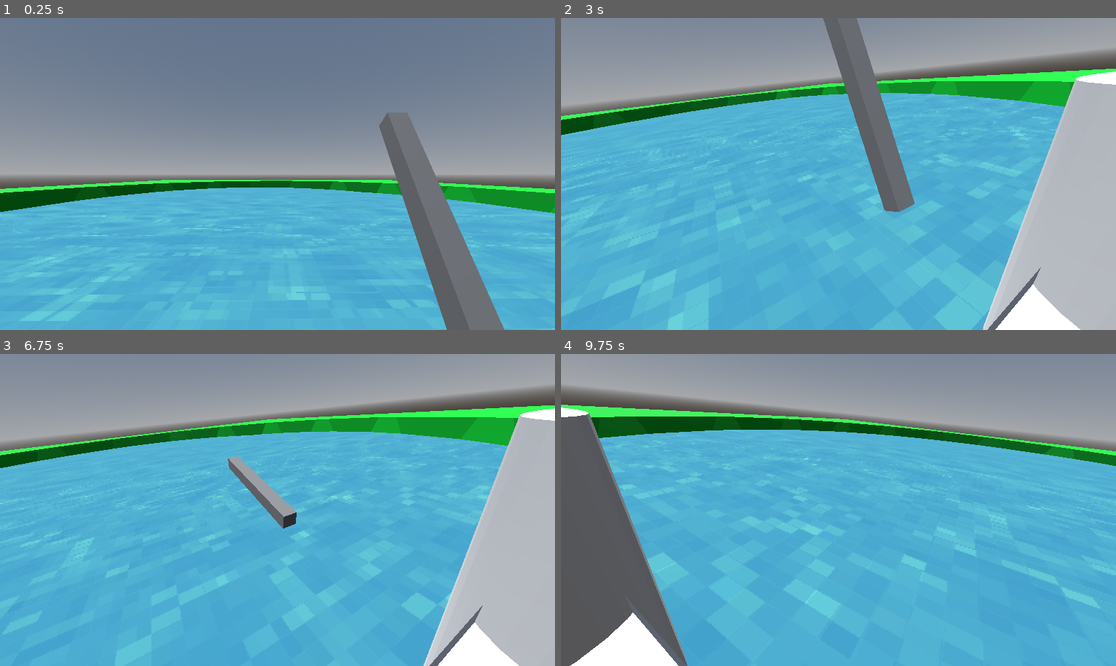
Above: before the commit, frames 1-4 (two rows, left to right).
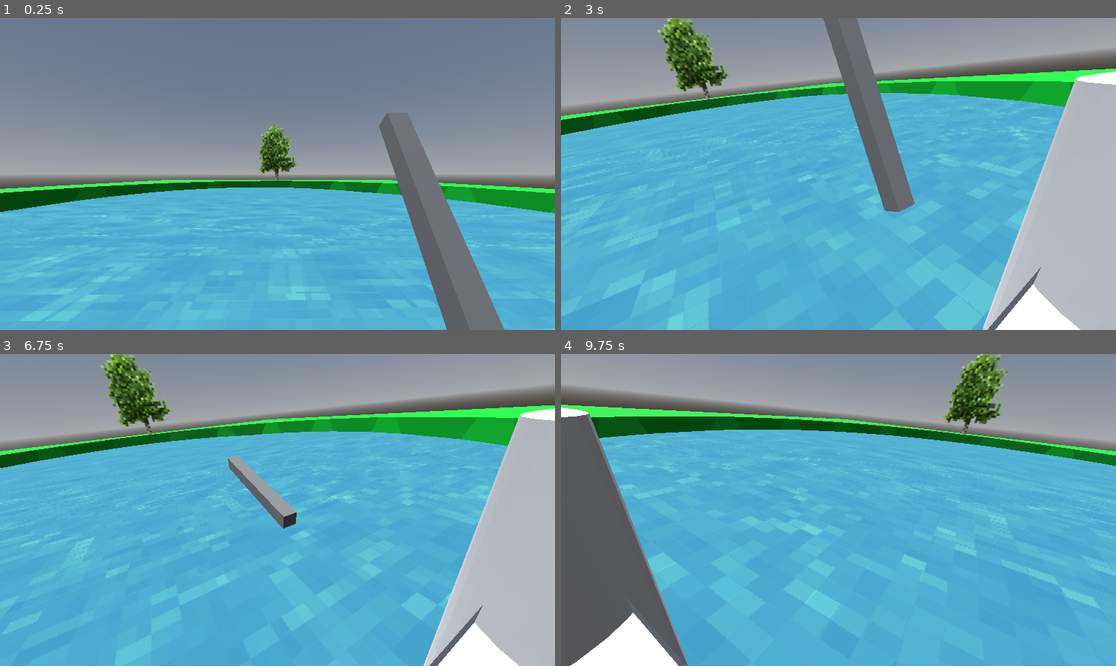
Above: after the commit, the same moments.

Repository: Herodegon/GMTK_2026
Game: Godot game, scene res://scenes/world.tscn
Same seed, same stepped clock (60 frames per second), same inputs: the game is played once before the commit and once after it.
Inputs:
- Up to frame 1 (0.25 s): no input
- Up to frame 2 (3 s): hold D (right) 0.53-1.28 s; tap E (interact) every 0.75 s from 0.6 to 2.85 s; hold S (down) 1.28-2.03 s; hold D (right) 2.03-2.78 s; hold W (up) from 2.78 s (still down)
- Up to frame 3 (6.75 s): release W (up) at 3.53 s; hold A (left) 3.53-5.03 s; tap E (interact) every 0.75 s from 3.6 to 6.6 s; hold S (down) 5.03-5.78 s; hold D (right) 5.78-6.53 s; hold W (up) from 6.53 s (still down)
- Up to frame 4 (9.75 s): release W (up) at 7.28 s; hold D (right) 7.28-8.03 s; tap E (interact) every 0.75 s from 7.35 to 9.6 s; hold S (down) 8.03-8.78 s; hold A (left) 8.78-9.53 s; hold W (up) from 9.53 s (still down)

The runs differ from the first frame. In frame 1, 0.7% of the frame differs, in the area x 46-54%, y 33-53%; in frame 2, 1.7%, in the area x 17-31%, y 0-27%; in frame 3, 1.7%; in frame 4, 1.6%.

Commit message:
tree added

Diff:
--- a/project.godot
+++ b/project.godot
@@ -57,5 +57,6 @@
 
 [rendering]
 
+textures/canvas_textures/default_texture_filter=0
 renderer/rendering_method="gl_compatibility"
 renderer/rendering_method.mobile="gl_compatibility"
--- a/scenes/world.tscn
+++ b/scenes/world.tscn
@@ -4,6 +4,7 @@
 [ext_resource type="Shader" uid="uid://dk3sqrori0yc6" path="res://assets/shaders/water_shader.gdshader" id="2_rwgxs"]
 [ext_resource type="Texture2D" uid="uid://ektiiam2i606" path="res://assets/sprites/44_1024x1024.png" id="3_4wyf3"]
 [ext_resource type="PackedScene" uid="uid://cvmxuyikecdj0" path="res://assets/models/lake_dock.glb" id="4_k0juu"]
+[ext_resource type="Texture2D" uid="uid://cop2q3jl40x72" path="res://assets/sprites/tree.png" id="5_71j4m"]
 
 [sub_resource type="ProceduralSkyMaterial" id="ProceduralSkyMaterial_rwgxs"]
 
@@ -65,3 +66,7 @@
 
 [node name="lake_dock" parent="." unique_id=1396140080 instance=ExtResource("4_k0juu")]
 transform = Transform3D(-8.742278e-07, 0, 20, 0, 20, 0, -20, 0, -8.742278e-07, -0.3551669, -9.19143, -12.355739)
+
+[node name="Tree" type="Sprite3D" parent="." unique_id=1538844826]
+transform = Transform3D(2.5, 0, 0, 0, 2.5, 0, 0, 0, 2.5, 0, 6.743025, -65.44882)
+texture = ExtResource("5_71j4m")
Binary file added: assets/sprites/tree.png
Not shown, added: assets/sprites/tree.png.import
Not shown, changed: README.md
